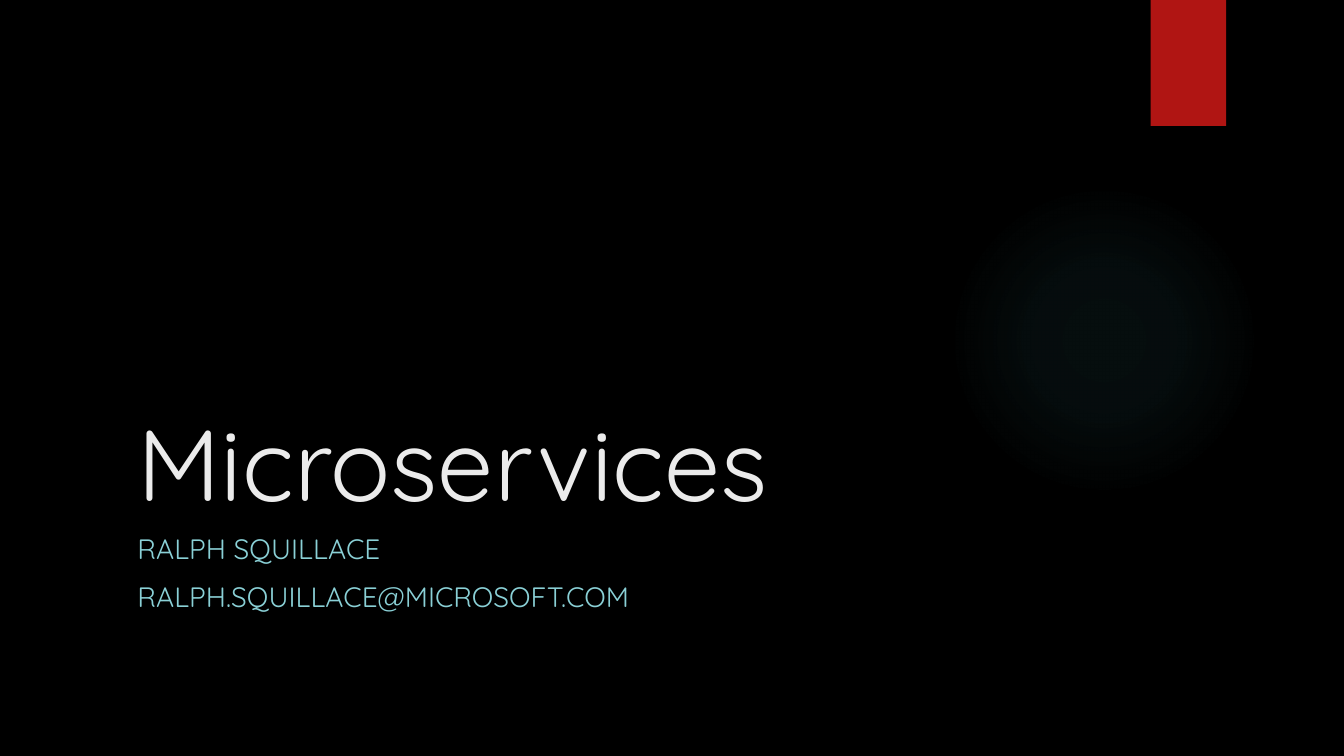
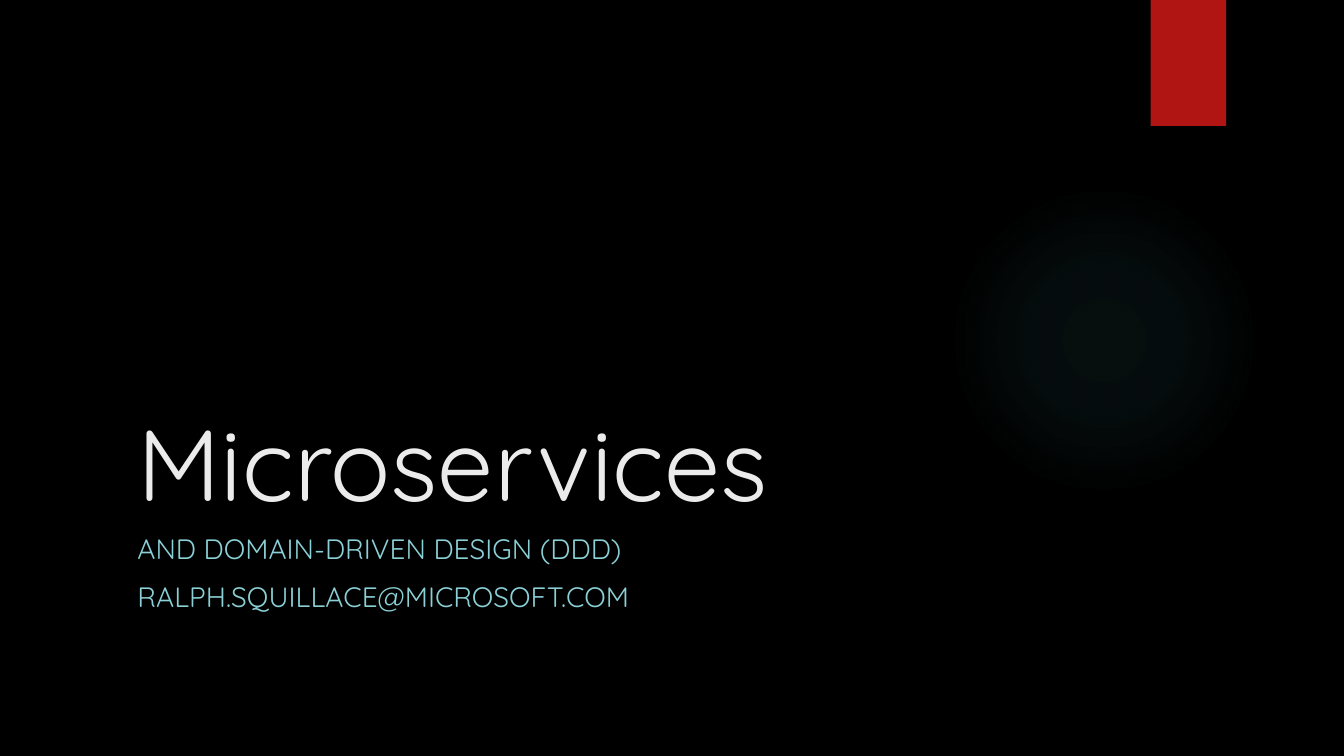
Before and after one commit to arif-aigonix/leap2015, a slide deck: slide 1 of Microservices Overview.pptx. Drawn at 1344x756 pixels with LibreOffice and Linux fonts; fonts in the diff are those of the drawing; background and template pictures are left out. Boxes give left, top, right and bottom in pixels: in the first picture for what was removed or moved away, otherwise in the second. Text is boxed around its words. In the diff, an @@ line names an element or a change of style, - is before the commit and + after.

Commit message:
inserting domains and real world impacts

```diff
--- a/Microservices Overview.pptx
+++ b/Microservices Overview.pptx
@@ subtitle at (137,539,621,565): text changed @@
-RALPH SQUILLACE
+AND DOMAIN-DRIVEN DESIGN (DDD)
```
Also in this commit, not shown: 17 slides added.
